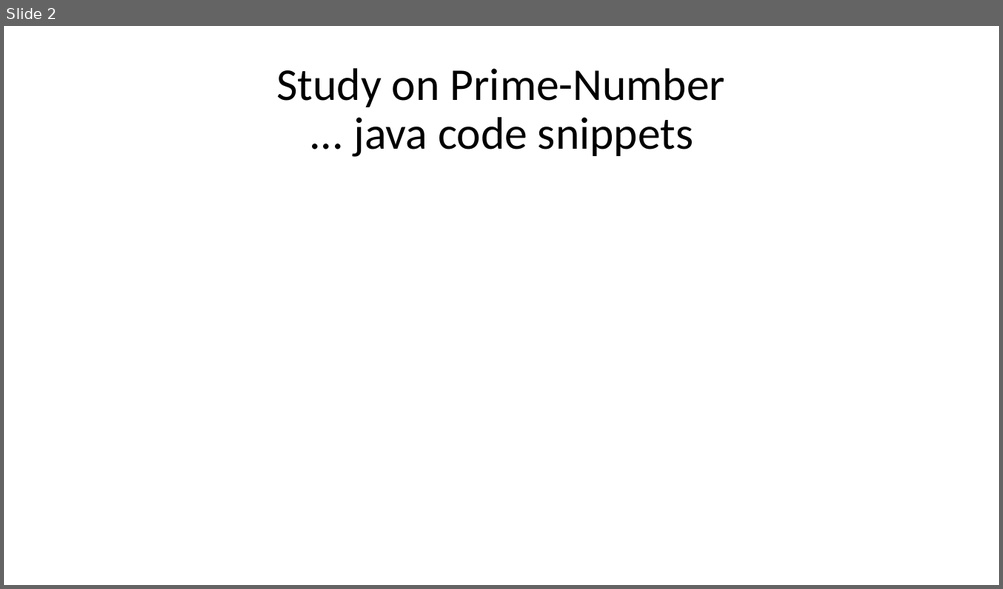
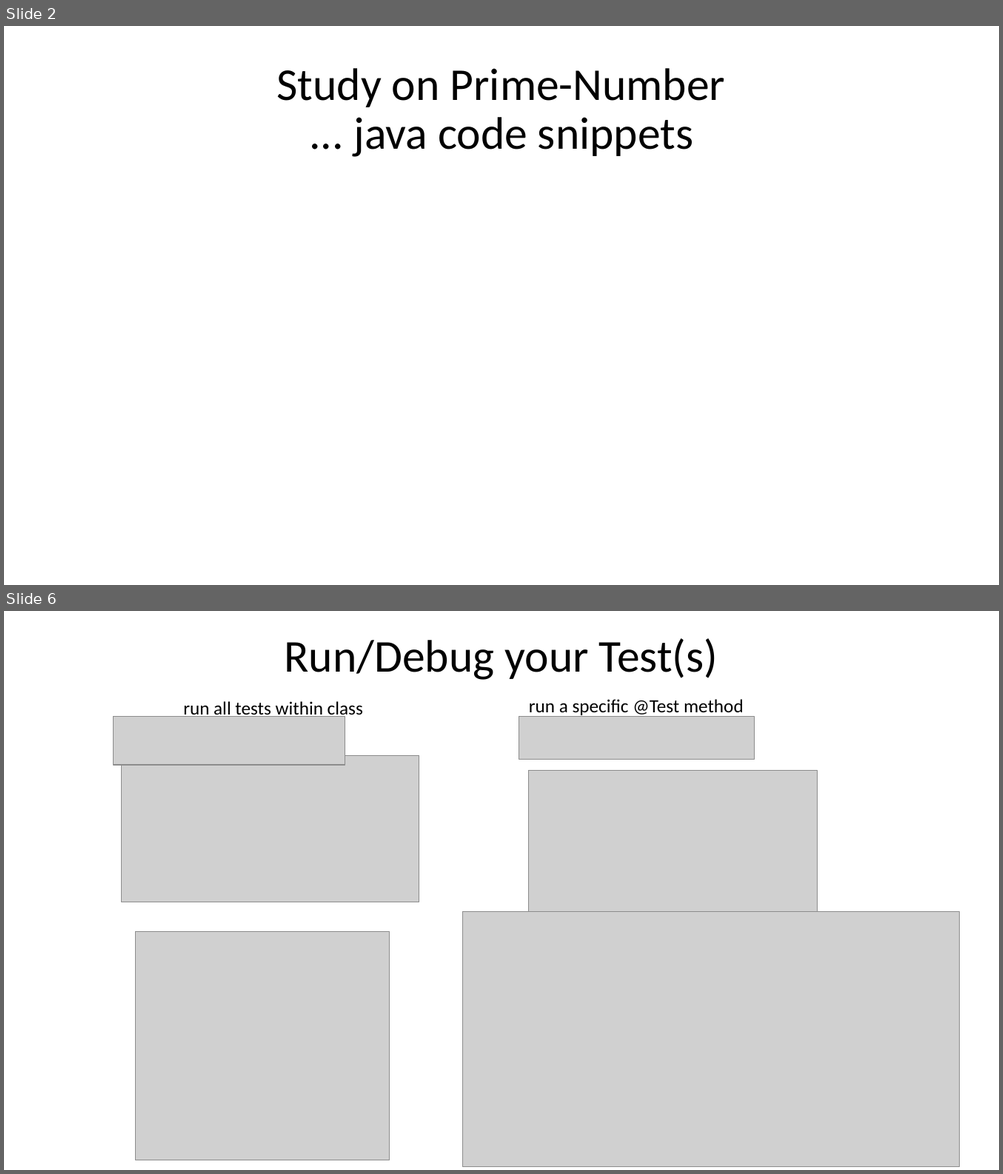
Before and after one commit to Arnaud-Nauwynck/presentations, a slide deck: security/hands-on/Security-TD4-cryptography-prime-numbers.pptx. Shown one above the other, each under a label of ours: slide 2 before the commit, slides 2 and 6 after it; the slides between them are not shown. The pictures are 1003x589 and 1003x1174 pixels, drawn with LibreOffice and Linux fonts; fonts in the diff are those of the drawing; grey boxes stand for pictures. Boxes give left, top, right and bottom in pixels: in the first picture for what was removed or moved away, otherwise in the second. Text is boxed around its words. In the diff, an @@ line names an element or a change of style, - is before the commit and + after.

```diff
--- a/security/hands-on/Security-TD4-cryptography-prime-numbers.pptx
+++ b/security/hands-on/Security-TD4-cryptography-prime-numbers.pptx
@@ slide 6 added at (x1=4, y1=611, x2=999, y2=1170), background #FFFFFF @@
@@ title added at (x1=284, y1=638, x2=718, y2=680), 44 pt, text #000000 @@
+Run/Debug your Test(s)
@@ text added at (x1=529, y1=699, x2=743, y2=718), 18 pt, text #000000 @@
+run a specific @Test method
@@ picture added at (x1=113, y1=717, x2=344, y2=766) @@
@@ text added at (x1=183, y1=701, x2=363, y2=719), 18 pt, text #000000 @@
+run all tests within class
@@ picture added at (x1=519, y1=717, x2=754, y2=760) @@
@@ picture added at (x1=121, y1=756, x2=419, y2=903) @@
@@ picture added at (x1=529, y1=771, x2=817, y2=912) @@
@@ picture added at (x1=463, y1=912, x2=959, y2=1168) @@
@@ picture added at (x1=135, y1=932, x2=389, y2=1160) @@
```
Also in this commit, not shown: 6 slides changed, 21 other slides added, 3 slides removed, 23 other files.
